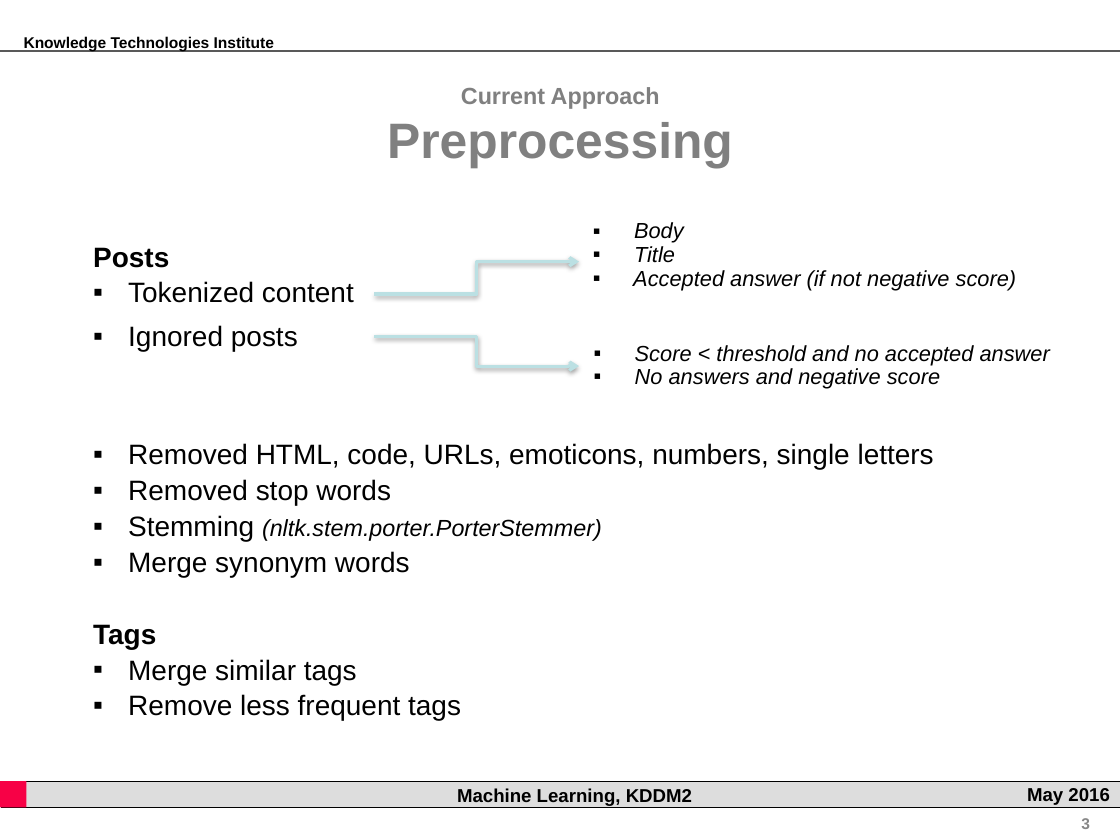
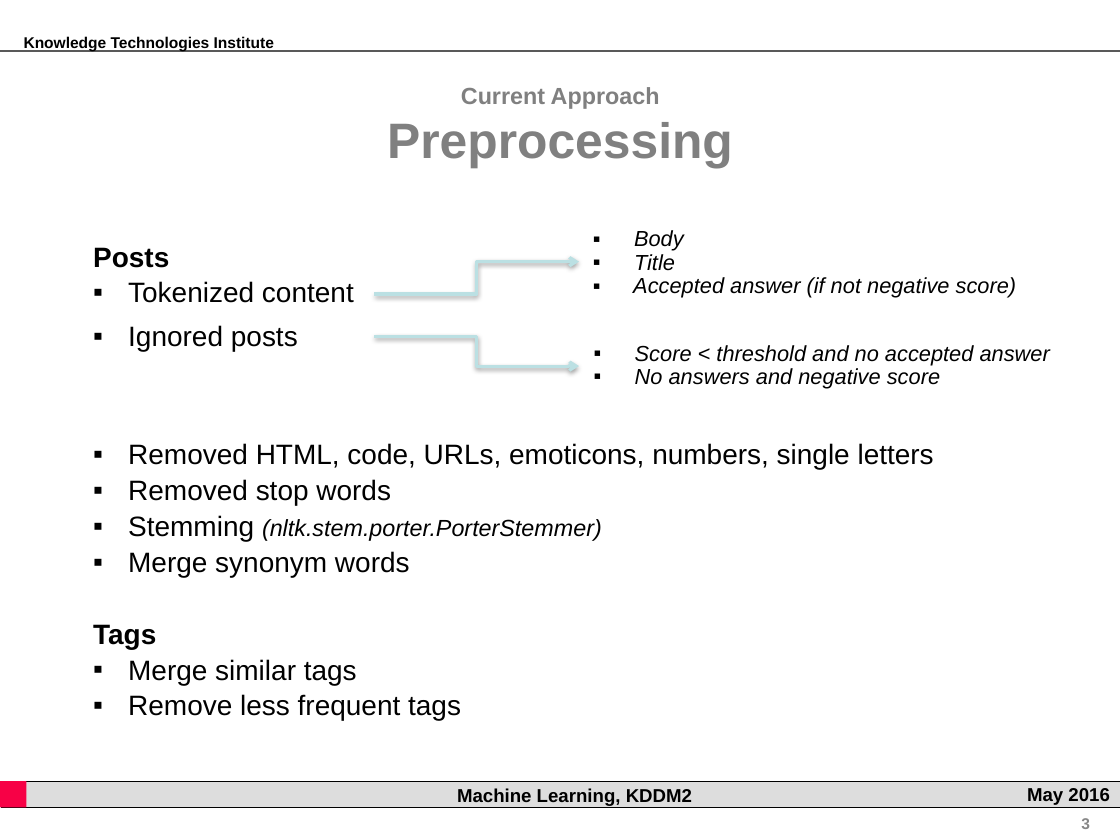
Before and after one commit to rsamer/MLSE, a slide deck: slide 3 of presentation/interim/Presentation.pptx. Drawn at 1120x840 pixels with LibreOffice and Linux fonts; fonts in the diff are those of the drawing; background and template pictures are left out. Boxes give left, top, right and bottom in pixels: in the first picture for what was removed or moved away, otherwise in the second. Text is boxed around its words. In the diff, an @@ line names an element or a change of style, - is before the commit and + after.

Commit message:
Exported presentation to PDF

```diff
--- a/presentation/interim/Presentation.pptx
+++ b/presentation/interim/Presentation.pptx
@@ text "Body" moved from (x1=633, y1=222, x2=1017, y2=290) to (x1=633, y1=230, x2=1017, y2=298) @@
```
Also in this commit, not shown: 1 other file.
